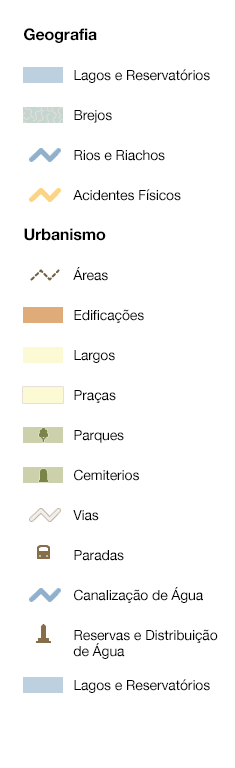
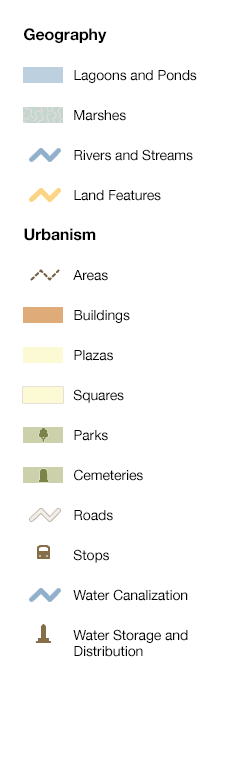
Layers edited between the first and the second 235×768 image:
removed group "Lagoons and Ponds" (2nd of 4, in "Swatches" › "Urbanism") (1 layers) from group "Urbanism" over bbox(23, 677, 63, 693)
removed layer "swatch" (14th of 14, in "Swatches" › "Urbanism" › "Lagoons and Ponds") from group "Lagoons and Ponds" over bbox(23, 677, 63, 693)
showed group "English Text" (18 layers) over bbox(24, 28, 197, 693)
hid group "Portuguese Text" (18 layers) over bbox(24, 28, 218, 693)
removed layer "Lagos e Reservatórios" (2nd of 2, in "Portuguese Text" › "Urbanismo") from group "Urbanismo" over bbox(74, 679, 210, 693)
